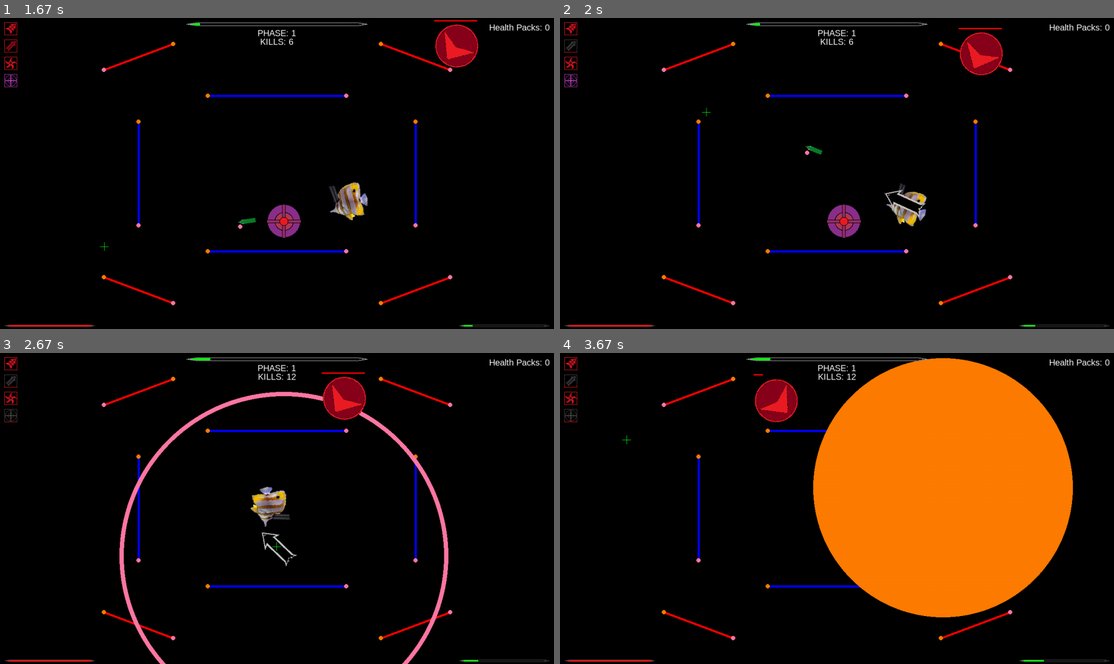
Above: before the commit, frames 1-4 (two rows, left to right).
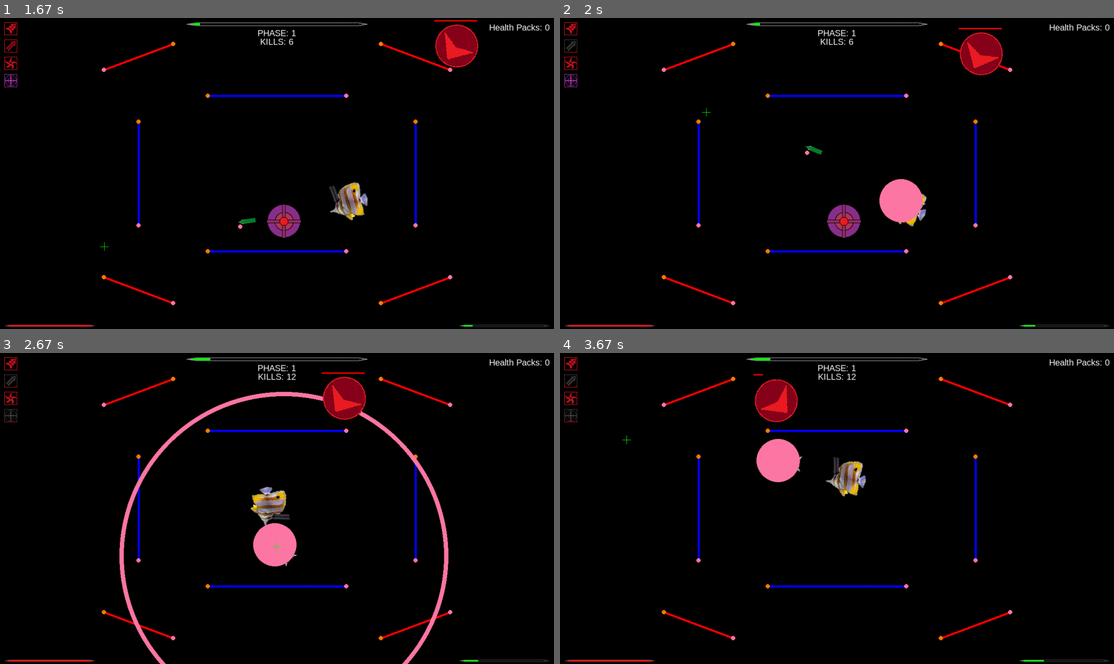
Above: after the commit, the same moments.

Repository: Jacob1Carter/BulletHellPygame
Game: pygame game, started from main.py
The game is run twice, just before and just after one commit, with the same random seed, the same clock (stepped at 60 frames per second) and the same inputs.
Inputs (mouse positions are in pixels of both pictures, inside the frame that each line leads up to):
- Up to frame 1 (1.67 s): click (254, 185) at 0.38 s; click (144, 176) at 0.72 s; hold D 1-1.47 s; tap F at 1.07, 1.37, 1.57 s; click (332, 241) at 1.08 s; tap K at 1.15 s; hold W from 1.5 s (still down); click (105, 245) at 1.58 s
- Up to frame 2 (2 s): release W at 1.8 s; hold S from 1.83 s (still down); tap F at 1.9 s; click (704, 111) at 1.92 s; tap E at 1.98 s
- Up to frame 3 (2.67 s): tap F at 2.2, 2.4 s; release S at 2.3 s; hold W from 2.33 s (still down); click (277, 545) at 2.42 s; tap K at 2.48 s
- Up to frame 4 (3.67 s): tap F at 2.7, 2.97, 3.3, 3.6 s; release W at 2.87 s; hold A 2.9-3.2 s; click (947, 483) at 2.98 s; hold D 3.23-3.63 s; click (626, 440) at 3.32 s; tap E at 3.38 s

Frame 1 is identical in both runs. In frame 2, 0.9% of the frame differs, in the area x 57-66%, y 51-66%; in frame 3, 0.9%; in frame 4, 32%, in the area x 35-93%, y 1-86%.

Commit message:
ricochet improvements

Diff:
--- a/entities.py
+++ b/entities.py
@@ -81,7 +81,7 @@
         self.angle = owner.angle
         self.vel = 3000 / main.FPS
 
-        self.ricochet_cool_max = 0.1 * main.FPS
+        self.ricochet_cool_max = 0.02 * main.FPS
         self.ricochet_cool = self.ricochet_cool_max
 
         self.hit_marker = False
--- a/main.py
+++ b/main.py
@@ -272,7 +272,7 @@
                 elif cover.type == "ricochet":
                     for segment in cover.segments:
                         if shortest_distance(segment.ax, segment.ay, segment.bx, segment.by, bullet.x, bullet.y) <= bullet.width * 2:
-                            if bullet.tag == "0":
+                            if bullet.tag == "0" and bullet.ricochet_cool == bullet.ricochet_cool_max:
                                 line_angle = calculate_angle(segment.ax, segment.ay, segment.bx, segment.by)
                                 #   bullet.angle += 180
                                 bullet.angle = bullet.angle - line_angle
@@ -280,8 +280,9 @@
                                     bullet.angle -= 360
                                 bullet.img = pygame.transform.scale(pygame.image.load(os.path.join("Assets", "Bullets", "Bullet_yellow.png")), (bullet.width, bullet.height))
                                 bullet.tag = "2"
-                                bullet.damage *= 100
-                                bullet.vel *= 3
+                                bullet.damage *= 2
+                                bullet.vel *= 1.5
+                                bullet.ricochet_cool = 0
                             else:
                                 if bullet not in remove_list:
                                     remove_list.append(bullet)
@@ -290,16 +291,12 @@
             #   check for hit
             if bullet.tag == "1" or bullet.tag == "2":
                 distance = math.sqrt((bullet.x - player.x) ** 2 + (bullet.y - player.y) ** 2)
-                #   if player.x + player.width > bullet.x > player.x and \
-                #   player.y + player.height > bullet.y > player.y:
                 if distance <= (player.width/2):
                     player.take_damage(bullet.damage)
                     bullet.hit_marker = True
             if bullet.tag == "0" or bullet.tag == "2":
                 for enemy in enemies:
                     distance = math.sqrt((bullet.x - enemies[enemy].x) ** 2 + (bullet.y - enemies[enemy].y) ** 2)
-                    #   if enemies[enemy].x + enemies[enemy].width > bullet.x > enemies[enemy].x and \
-                    #   enemies[enemy].y + enemies[enemy].height > bullet.y > enemies[enemy].y:
                     if distance <= (enemies[enemy].width * (2/3)):
                         enemies[enemy].take_damage(bullet.damage)
                         bullet.hit_marker = True
@@ -311,6 +308,11 @@
             if bullet.x < 0 or bullet.x > WIDTH or bullet.y < 0 or bullet.y > HEIGHT:
                 if bullet not in remove_list:
                     remove_list.append(bullet)
+
+            if bullet.ricochet_cool < bullet.ricochet_cool_max:
+                bullet.ricochet_cool += 1
+            if bullet.ricochet_cool > bullet.ricochet_cool_max:
+                bullet.ricochet_cool = bullet.ricochet_cool_max
 
         else:
             if bullet.hit_marker_time > 0:
@@ -421,7 +423,7 @@
 
             for bullet in bullets:
                 distance = math.sqrt((bullet.x - rocket.x) ** 2 + (bullet.y - rocket.y) ** 2)
-                if distance < ((rocket.width + rocket.height) / 2):
+                if distance < (rocket.width + rocket.height)/2:
                     dmg_lst = rocket.take_damage(bullet.damage, player, enemies)
                     bullets.remove(bullet)
 
@@ -432,7 +434,7 @@
 
             for cover in covers:
                 for segment in cover.segments:
-                    if shortest_distance(segment.ax, segment.ay, segment.bx, segment.by, rocket.x, rocket.y) <= (rocket.width + rocket.height)/2:
+                    if shortest_distance(segment.ax, segment.ay, segment.bx, segment.by, rocket.x, rocket.y) <= rocket.width:
                         dmg_lst = rocket.explode(player, enemies)
 
             distance = math.sqrt((x - rocket.x) ** 2 + (y - rocket.y) ** 2)
@@ -510,6 +512,7 @@
             pygame.draw.circle(WIN, COLOURS["orange"], (rocket.x, rocket.y), rocket.explosion_radius)
         else:
             WIN.blit(pygame.transform.rotate(rocket.imgs[rocket.img_ind], rocket.angle), rocket.rect)
+            pygame.draw.circle(WIN, COLOURS["pink"], (rocket.x, rocket.y), rocket.width)
 
     #   Show UI
 
